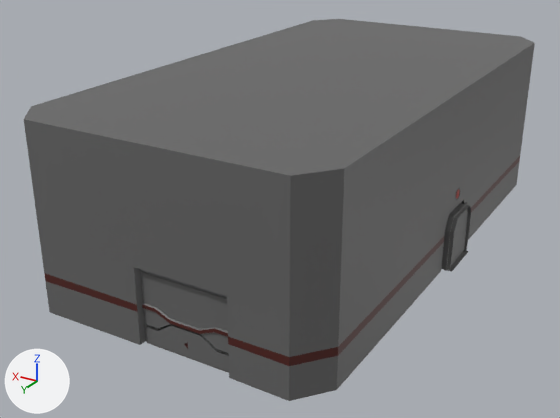
An edit to the FBX model Assets/Visual/3D/Area1/Mesh/Area 1 internal.fbx, drawn before and after from the same camera.
Before and after are seen from a camera (50 mm lens) standing at (-56.3, 111.4, 57.9) and looking at (6.5, 6.8, 5.6). Lighting does not change. The marker at lower left points along +X, +Y and +Z.
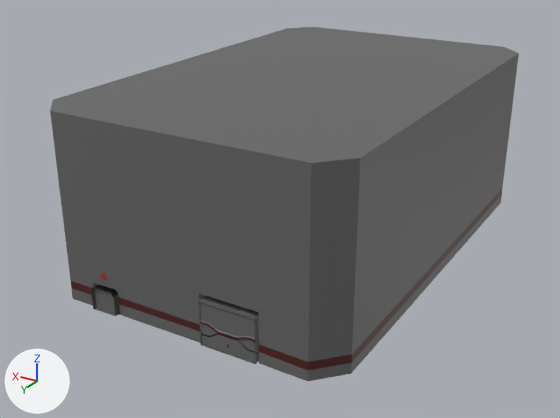
Commit message: Fix Scale / Add Doors Area 1

Changed parts and their boxes [x1, y1, x2, y2] in the pictures (560 x 418 px; the box of a moved part takes in the faces that stretch with it):
'Cube', reshaped, moved (8% narrower, 7% shorter)
    before: [24, 19, 535, 401]
    after: [50, 27, 519, 381]
'Cube.002', mesh rescaled, moved (34% narrower, 37% shorter)
    before: [141, 270, 229, 355]
    after: [199, 299, 257, 352]
'Cube.001', mesh rescaled, moved (33% narrower, 37% shorter)
    before: [145, 324, 229, 372]
    after: [201, 333, 257, 363]
'Cube.003', reshaped, moved
    before: [444, 210, 460, 271]
    after: [94, 288, 107, 311]
'Cube.004', reshaped, moved
    before: [457, 202, 468, 258]
    after: [103, 291, 116, 314]
part 1 of me_cube, moved or reshaped
    before: [456, 189, 460, 199]
    after: [101, 273, 107, 280]
part 2 of me_cube, rebuilt (8% narrower, 7% shorter)
    before: [24, 19, 535, 401]
    after: [50, 27, 519, 381]

Diff of the bpy script that builds the scene:
```diff
--- a/Assets/Visual/3D/Area1/Mesh/Area 1 internal.fbx.py
+++ b/Assets/Visual/3D/Area1/Mesh/Area 1 internal.fbx.py
@@ me_cube @@
 # used by ob_cube; location = (0.0, 0.0, 0.0)
-me_cube.from_pydata(...)  # 307 vertices, 257 faces; spans x -23.2..26.1, y -44.7..45.1, z 0.0..28.9
+me_cube.from_pydata(...)  # 346 vertices, 291 faces; spans x -28.4..22.5, y -46.8..28.5, z 0.0..28.9
+# me_cube part 1: the loose piece of 57 vertices spanning x -21.7..-21.4, y -1.9..-0.1, z 10.7..12.3 is turned -90 degrees about the z axis through its middle and scaled by 0.639, then moved by (30.3, 28.7, -6.0)
+# me_cube part 2: the loose piece of 250 vertices spanning x -23.2..26.1, y -44.7..45.1, z 0.0..28.9 is rebuilt with 289 vertices and now spans x -28.4..22.5, y -46.8..28.5, z 0.0..28.9
 me_cube.materials.append(mat_paleta)
@@ me_cube_001 @@
 me_cube_001.from_pydata(...)  # 54 vertices, 41 faces; spans x -8.62..5.19, y 43.74..44.03, z 0.05..4.3
 # used by ob_cube_001; location = (0.0, 0.0, 0.0)
+# me_cube_001 part 6: the whole mesh is scaled about its middle by (0.641, 0.61, 0.61), then moved by (-10.83, -16.05, -0.84)
 me_cube_001.materials.append(mat_paleta)
@@ me_cube_003 @@
 # used by ob_cube_003; location = (0.0, 0.0, 0.0)
-me_cube_003.from_pydata(...)  # 25 vertices, 22 faces; spans x -22.4..-22.05, y -1.69..3.41, z 0.0..8.97
+me_cube_003.from_pydata(...)  # 25 vertices, 22 faces; spans x 8.47..10.82, y 27.84..28.01, z 0.01..3.65
+# me_cube_003 part 3: 25 of 25 vertices moved; they spanned x -22.4..-22.05, y -1.69..3.41, z 0.0..8.97 and now span x 8.47..10.82, y 27.84..28.01, z 0.01..3.65; mean shift (31.78, 27.27, -2.67); largest move (-22.4, -1.69, 3.36) -> (8.47, 28.01, 1.7)
 me_cube_003.materials.append(mat_paleta)
@@ me_cube_002 @@
 me_cube_002.from_pydata(...)  # 70 vertices, 56 faces; spans x -8.65..5.16, y 43.74..44.26, z 2.68..11.31
 # used by ob_cube_002; location = (0.0, 0.0, 0.0)
+# me_cube_002 part 4: the whole mesh is scaled about its middle by (0.641, 0.61, 0.61), then moved by (-10.82, -16.1, -2.72)
 me_cube_002.materials.append(mat_paleta)
@@ me_cube_004 @@
 # used by ob_cube_004; location = (0.0, 0.0, 0.0)
-me_cube_004.from_pydata(...)  # 25 vertices, 22 faces; spans x -22.4..-22.05, y -5.74..-0.64, z 0.0..8.97
+me_cube_004.from_pydata(...)  # 25 vertices, 22 faces; spans x 6.63..8.98, y 27.85..28.03, z 0.0..3.64
+# me_cube_004 part 5: 25 of 25 vertices moved; they spanned x -22.4..-22.05, y -5.74..-0.64, z 0.0..8.97 and now span x 6.63..8.98, y 27.85..28.03, z 0.0..3.64; mean shift (30.19, 30.8, -2.68); largest move (-22.4, -5.74, 6.89) -> (6.63, 28.03, 3.03)
 me_cube_004.materials.append(mat_paleta)
@@ ob_cube @@
 ob_cube = bpy.data.objects.new('Cube', me_cube)
-ob_cube.location = (0.0, 0.0, 0.0)
+ob_cube.location = (6.7, 12.7, 0.0)
@@ ob_cube_001 @@
 ob_cube_001 = bpy.data.objects.new('Cube.001', me_cube_001)
-ob_cube_001.location = (0.0, 0.0, 0.0)
+ob_cube_001.location = (6.7, 12.7, 0.0)
@@ ob_cube_003 @@
 ob_cube_003 = bpy.data.objects.new('Cube.003', me_cube_003)
-ob_cube_003.location = (0.0, 0.0, 0.0)
+ob_cube_003.location = (6.7, 12.7, 0.0)
@@ ob_cube_002 @@
 ob_cube_002 = bpy.data.objects.new('Cube.002', me_cube_002)
-ob_cube_002.location = (0.0, 0.0, 0.0)
+ob_cube_002.location = (6.7, 12.7, 0.0)
@@ ob_cube_004 @@
 ob_cube_004 = bpy.data.objects.new('Cube.004', me_cube_004)
-ob_cube_004.location = (0.0, 0.0, 0.0)
+ob_cube_004.location = (6.7, 12.7, 0.0)
```
